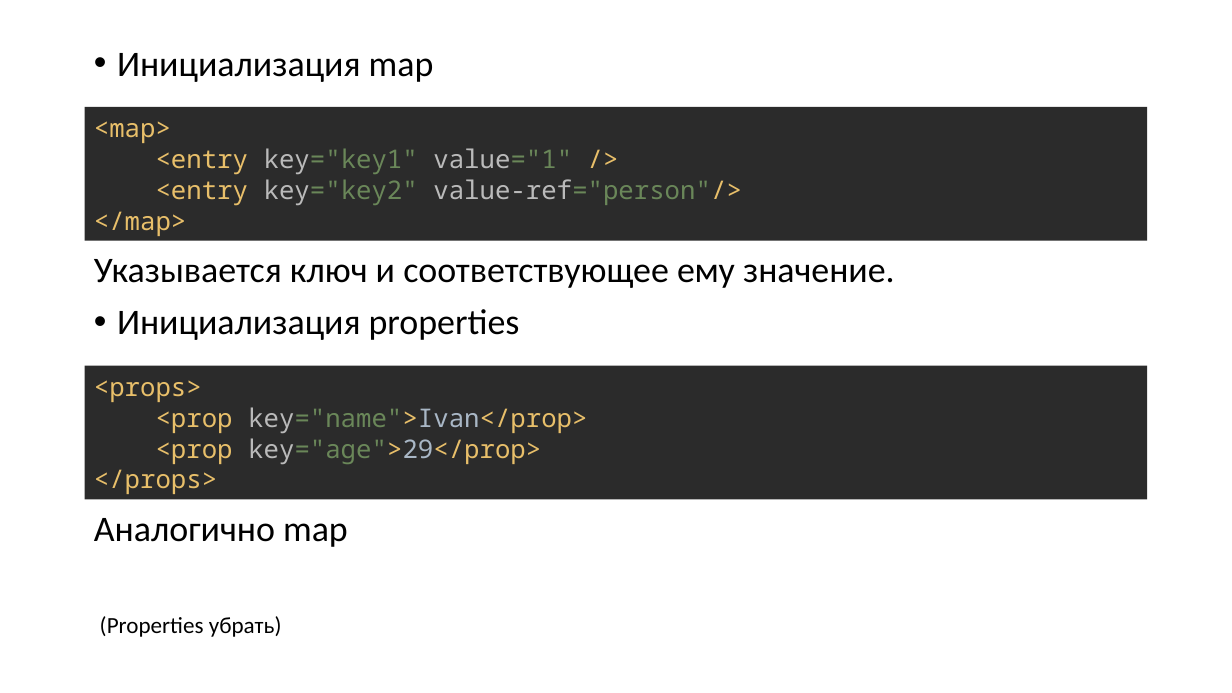
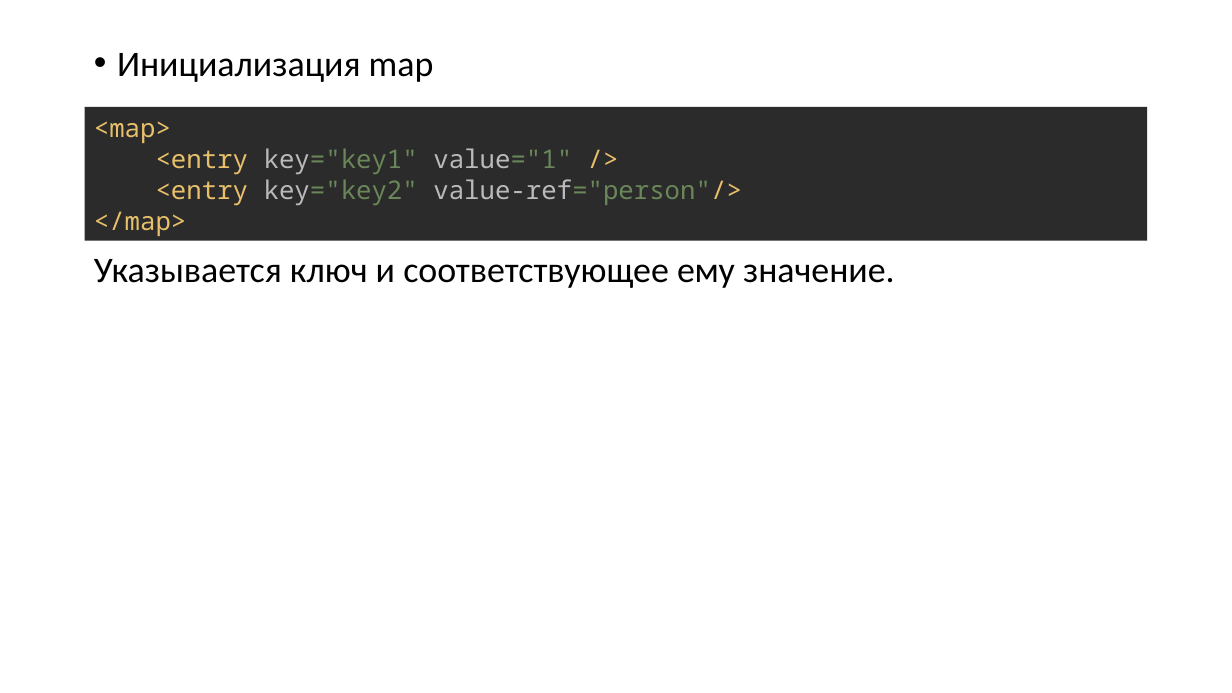
Before and after one commit to Zaudinov/Spring.IoC, a slide deck: slide 4 of presentations/example15.pptx. Drawn at 1232x693 pixels with LibreOffice and Linux fonts; fonts in the diff are those of the drawing. Boxes give left, top, right and bottom in pixels: in the first picture for what was removed or moved away, otherwise in the second. Text is boxed around its words. In the diff, an @@ line names an element or a change of style, - is before the commit and + after.

```diff
--- a/presentations/example15.pptx
+++ b/presentations/example15.pptx
@@ text at bbox=[94, 309, 520, 547]: paragraphs removed @@
-• Инициализация properties
-Аналогично map
@@ rectangle removed at bbox=[85, 366, 1148, 500] @@
-<props>
-<prop key="name">Ivan</prop>
-<prop key="age">29</prop>
-</props>
@@ text removed at bbox=[100, 616, 282, 637] @@
-(Properties убрать)
```
Also in this commit, not shown: 43 other files.
